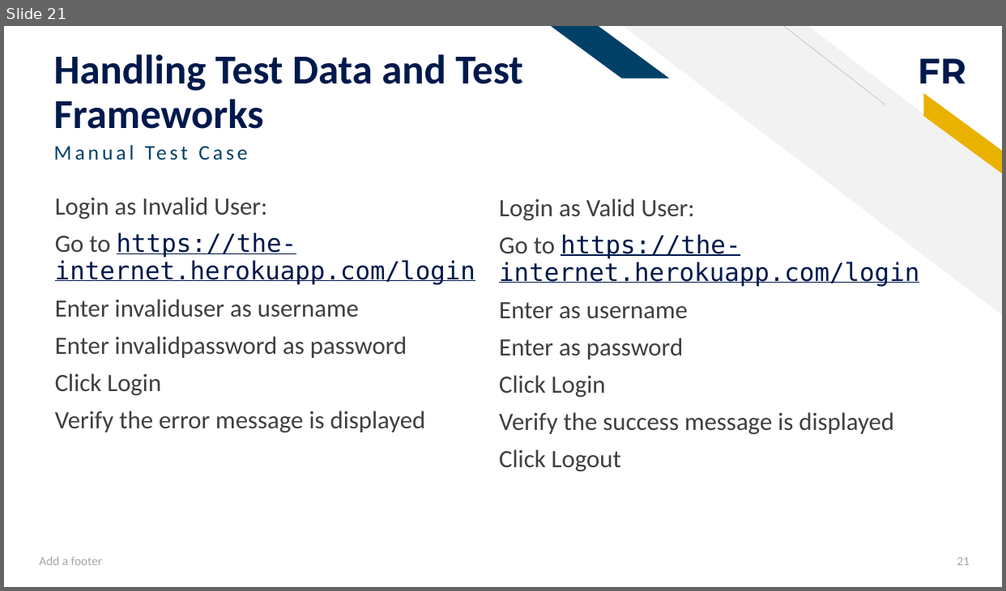
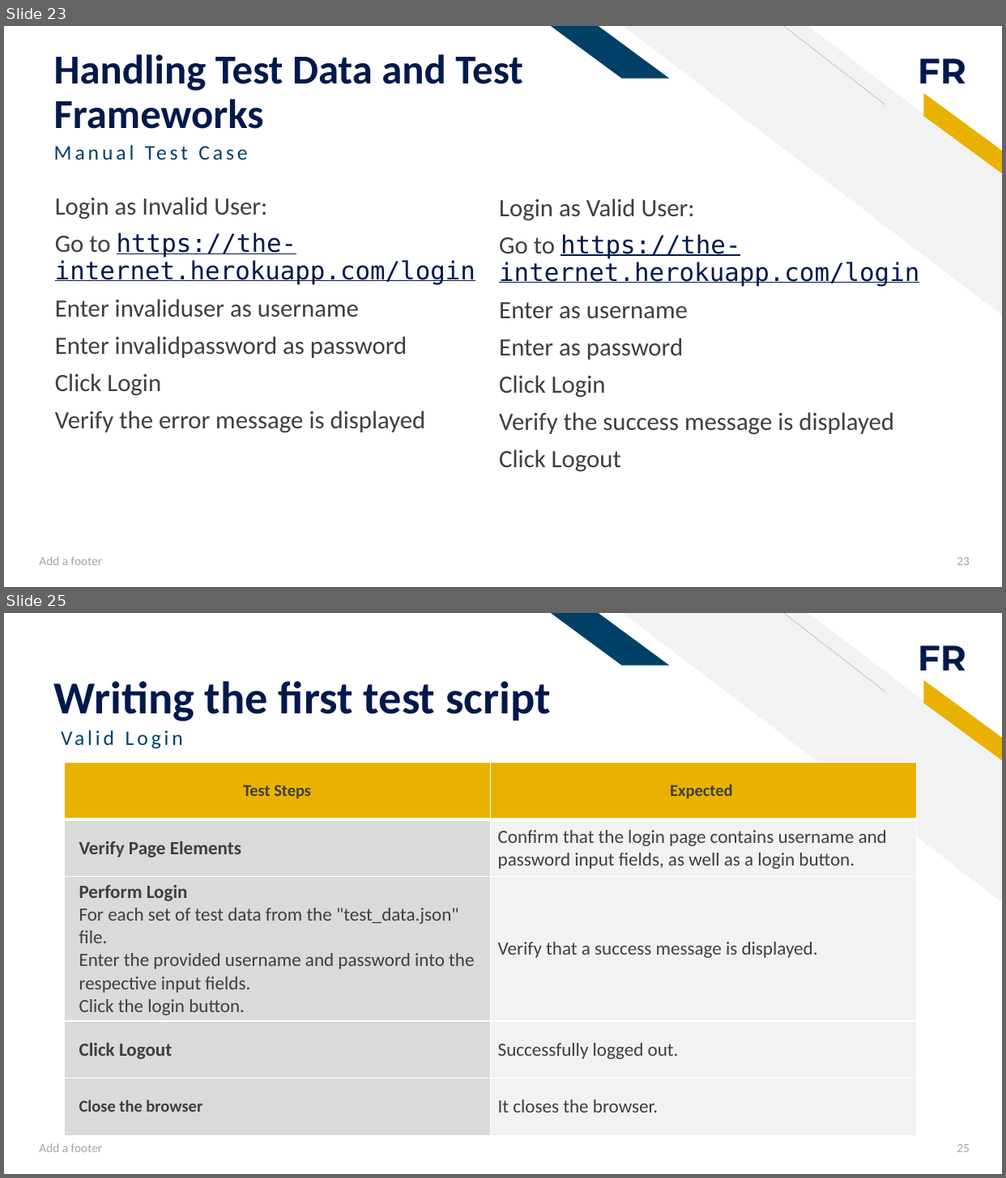
Before and after one commit to ivymorenomt/TestConferenceGuild, a slide deck: docs/From Manual to Automation.pptx. Shown one above the other, each under a label of ours: slide 21 before the commit, slides 23 and 25 after it; the slides between them are not shown. The pictures are 1006x591 and 1006x1178 pixels, drawn with LibreOffice and Linux fonts; fonts in the diff are those of the drawing. Boxes give left, top, right and bottom in pixels: in the first picture for what was removed or moved away, otherwise in the second. Text is boxed around its words. In the diff, an @@ line names an element or a change of style, - is before the commit and + after.

```diff
--- a/docs/From Manual to Automation.pptx
+++ b/docs/From Manual to Automation.pptx
@@ slide 25 added at box(4, 613, 1002, 1174), background #FFFFFF; not listed: 5 template elements that a slide beside it also shows @@
@@ title added at box(54, 681, 551, 722), 44 pt, text #00194C, bold @@
+Writing the first test script
@@ table added at box(64, 763, 916, 1133), 5 rows, 2 columns @@
+Test Steps | Expected
+Verify Page Elements | Confirm that the login page contains username and password input fields, as well as a login button.
+Perform Login / For each set of test data from the "test_data.json" file. / Enter the provided username and password into the respective input fields. / Click the login button. | Verify that a success message is displayed.
+Click Logout | Successfully logged out.
+Close the browser | It closes the browser.
@@ text added at box(628, 830, 665, 846), 20 pt, text #014067 @@
+Valid Login
@@ text added at box(39, 1144, 103, 1152), 12 pt, text #A5A5A5 @@
+Add a footer
@@ page number added at box(957, 1144, 970, 1152), 12 pt, text #A5A5A5 @@
+25
@@ what was slide 21 is now slide 23 @@
@@ page number at box(957, 557, 970, 565): text changed @@
-21
+23
```
Also in this commit, not shown: 15 slides changed, 9 other slides added, 2 slides removed, 4 other files.
